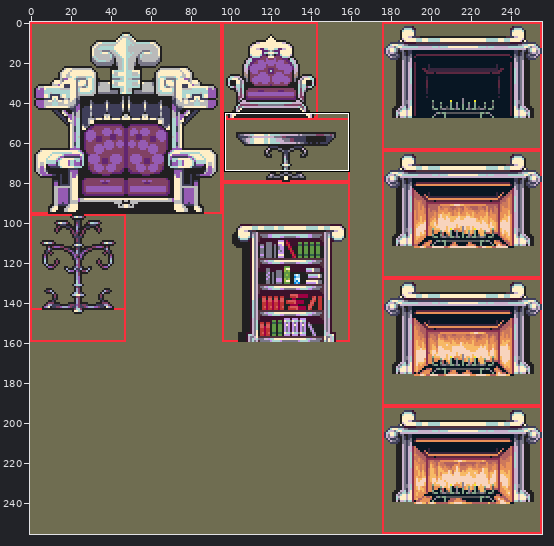
Two states of a sprite sheet, images/props/furniture-castle.png. The picture above shows the old version from afar; the outline marks the close-up.
Close-up. The starting point:
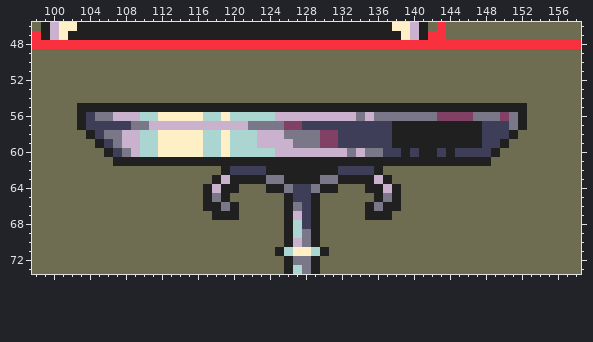
The file is 256x256 pixels. Shown: x 98..158, y 46..73.
Now the later version:
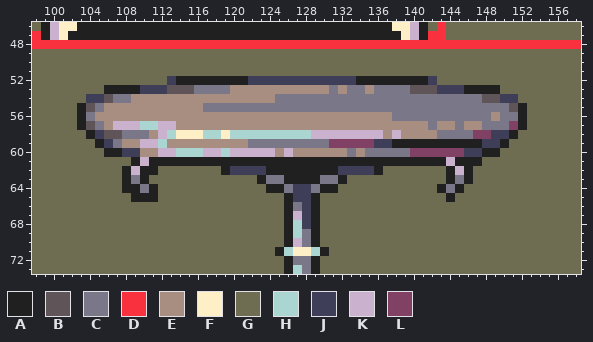
Palette (. is transparent): A #212021  B #5f5558  C #797788  D #f9303d  E #a88e81  F #ffefc6  G #6f6d51  H #abd5d0  J #3f3e59  K #cab1cd  L #814164
Author's note on the commit: Perspective for the dungeon table.
The edit:
Changed rows in their new state; - is an unchanged pixel.
first column x 104:
52 ---------JAAAAAAAAJJJJJJJJJJJJAAAAAAAAJ---------
53 --AAAAJJJBBBCCCCEEEEEEEEEEECECCECCCCBBBJJJAAAA--
54 JJBCCEEEEEEEEEEEEEEEECCCCCCCCCCCCCCCCCCCCCCCBBJJ
55 BCEEEEEEEEEEECCCCCCCCCCCCCCCCCCCCCCCCCCCCCCCCCCB
56 CEEEEEEEEEEEEEEEEEEEEEEEEEEEEEEEEE-----CCCC--EC-
57 BCEKKKHH--EEEEEEEEEEEEEEEEEEEEEEEEEEEECEECEECCCL
58 --BBCCCEKH---------HHHHHHKKKKKKKKEKEEEECCCCLL---
59 ----EEKKHEEEEEEEEECCCCC---C-LLLL----------------
60 ---AJJEEKKHHHKKHKKKKKE-EEEEEE-E--CCCLLLLLL--A---
61 ---GG-K---------------------------------K---G---
62 ----AKAA--------------------------------AKA-----
63 ----ACA-------GGGGG----------GGGGG------ACA-----
64 ----AACA-----GGGG--------------GGGG----ACA------
65 -----AAA-----GGG----------------GGG-----A-------
66 -------------GGGG--------------GGGG-------------
67 --------------GGG--------------GGG--------------
Changed places in both close-ups, as pixel boxes (x1, y1, x2, y2):
changed: (86, 76, 518, 220)
